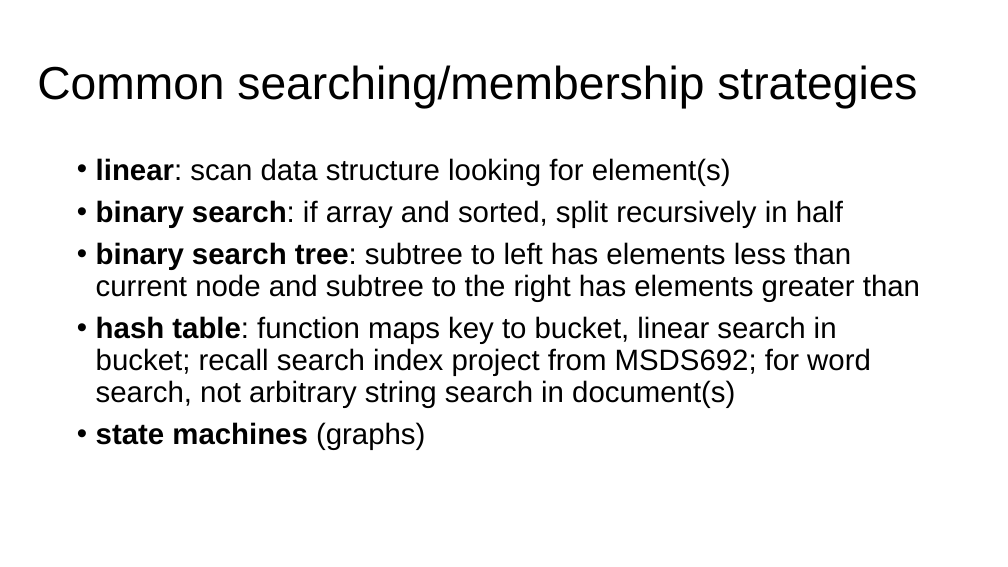
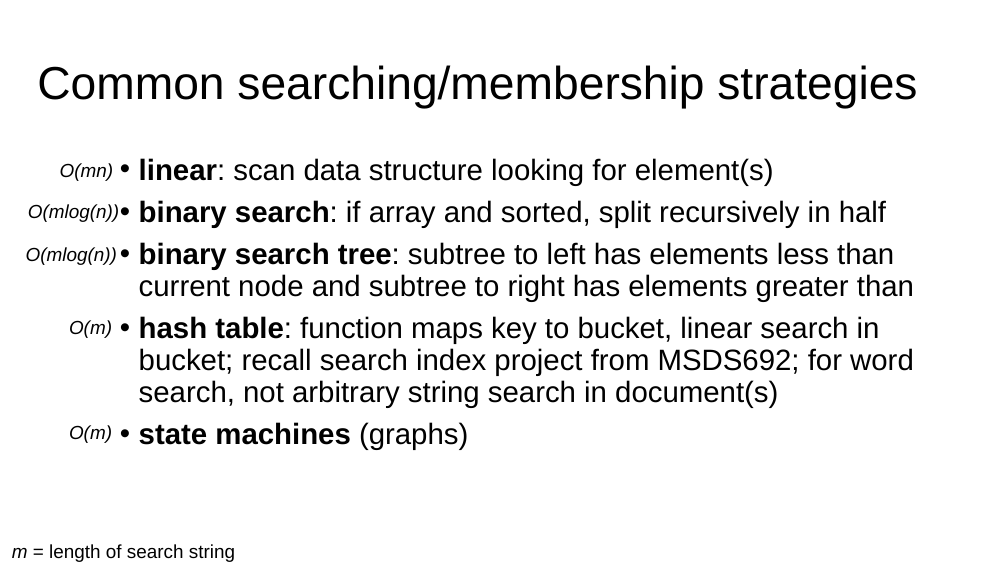
Before and after one commit to parrt/msds689, a slide deck: slide 2 of notes/searching.pptx. Drawn at 1008x567 pixels with LibreOffice and Linux fonts; fonts in the diff are those of the drawing; background and template pictures are left out. Boxes give left, top, right and bottom in pixels: in the first picture for what was removed or moved away, otherwise in the second. Text is boxed around its words. In the diff, an @@ line names an element or a change of style, - is before the commit and + after.

```diff
--- a/notes/searching.pptx
+++ b/notes/searching.pptx
@@ text added at (x1=60, y1=163, x2=114, y2=181), 18 pt, text #000000, italic @@
+O(mn)
@@ text "linear: scan data structure looking ..." moved from (x1=96, y1=158, x2=920, y2=450) to (x1=139, y1=158, x2=914, y2=450) @@
@@ text added at (x1=28, y1=204, x2=119, y2=222), 18 pt, text #000000, italic @@
+O(mlog(n))
@@ text added at (x1=26, y1=247, x2=117, y2=265), 18 pt, text #000000, italic @@
+O(mlog(n))
@@ text at (x1=139, y1=242, x2=914, y2=302): text changed @@
-• binary search tree: subtree to left has elements less than current node and subtree to the right has elements greater than
+• binary search tree: subtree to left has elements less than current node and subtree to right has elements greater than
@@ text added at (x1=69, y1=320, x2=112, y2=338), 18 pt, text #000000, italic @@
+O(m)
@@ text added at (x1=69, y1=425, x2=112, y2=443), 18 pt, text #000000, italic @@
+O(m)
@@ text added at (x1=12, y1=544, x2=235, y2=562), 18 pt, text #000000 @@
+m = length of search string
```
Also in this commit, not shown: 6 other slides changed, 3 other files.
